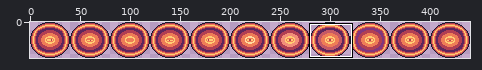
File history of a sprite sheet, Brackieys Jam/Assets/Art/Boss/Boss_core.png. The first picture is a wide view before the edit; the outline marks the close-up.
Close-up. Old version:
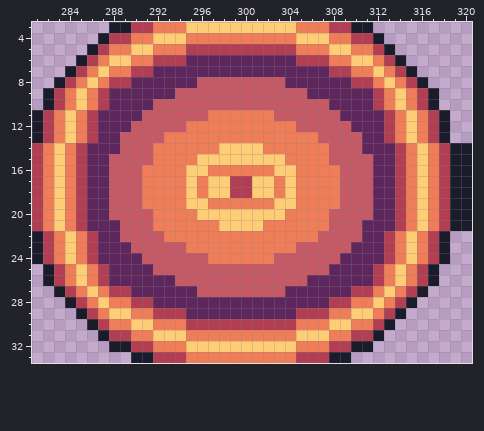
The file is 440x36 pixels. Shown: x 281..320, y 3..33. The commit also changed other parts of the picture, which this record leaves out.
The same view after the edit:
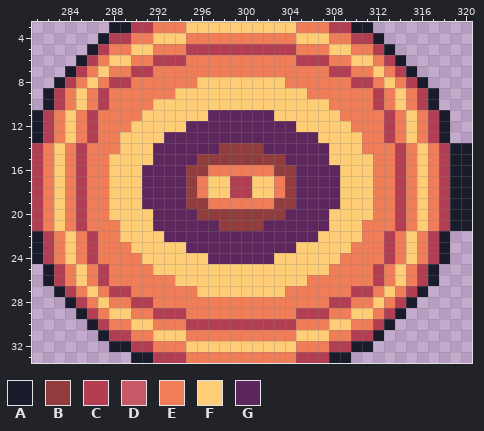
Palette (. is transparent): A #1a1c2c  B #913d3d  C #b13e53  D #c55965  E #ef7d57  F #ffcd75  G #5d275d
The edit:
Changed rows in their new state; - is an unchanged pixel.
first column x 286:
 6 ---------EEEEEEEEEE---------
 7 ------EEEEEEEEEEEEEEEE------
 8 ----EEEEEEFFFFFFFFEEEEEE----
 9 --EEEEEEFFFFFFFFFFFFEEEEEE--
10 --EEEEFFFFFFFFFFFFFFFFEEEE--
11 -EEEEFFFFFFGGGGGGFFFFFFEEEE-
12 -EEEFFFFFGGGGGGGGGGFFFFFEEE-
13 -EEFFFFGGGGGGGGGGGGGGFFFFEE-
14 EEEFFFGGGGGGBBBBGGGGGGFFFEEE
15 EEFFFFGGGGBBBBBBBBGGGGFFFFEE
16 EEFFFGGGGBB------BBGGGGFFFEE
17 EEFFFGGGGB--------BGGGGFFFEE
18 EEFFFGGGGB--------BGGGGFFFEE
19 EEFFFGGGGBB------BBGGGGFFFEE
20 EEFFFFGGGGBBBBBBBBGGGGFFFFEE
21 EEEFFFGGGGGGBBBBGGGGGGFFFEEE
22 -EEFFFFGGGGGGGGGGGGGGFFFFEE-
23 -EEEFFFFFGGGGGGGGGGFFFFFEEE-
24 -EEEEFFFFFFGGGGGGFFFFFFEEEE-
25 --EEEEFFFFFFFFFFFFFFFFEEEE--
26 --EEEEEEFFFFFFFFFFFFEEEEEE--
27 ----EEEEEEFFFFFFFFEEEEEE----
28 ------EEEEEEEEEEEEEEEE------
29 ---------EEEEEEEEEE---------
